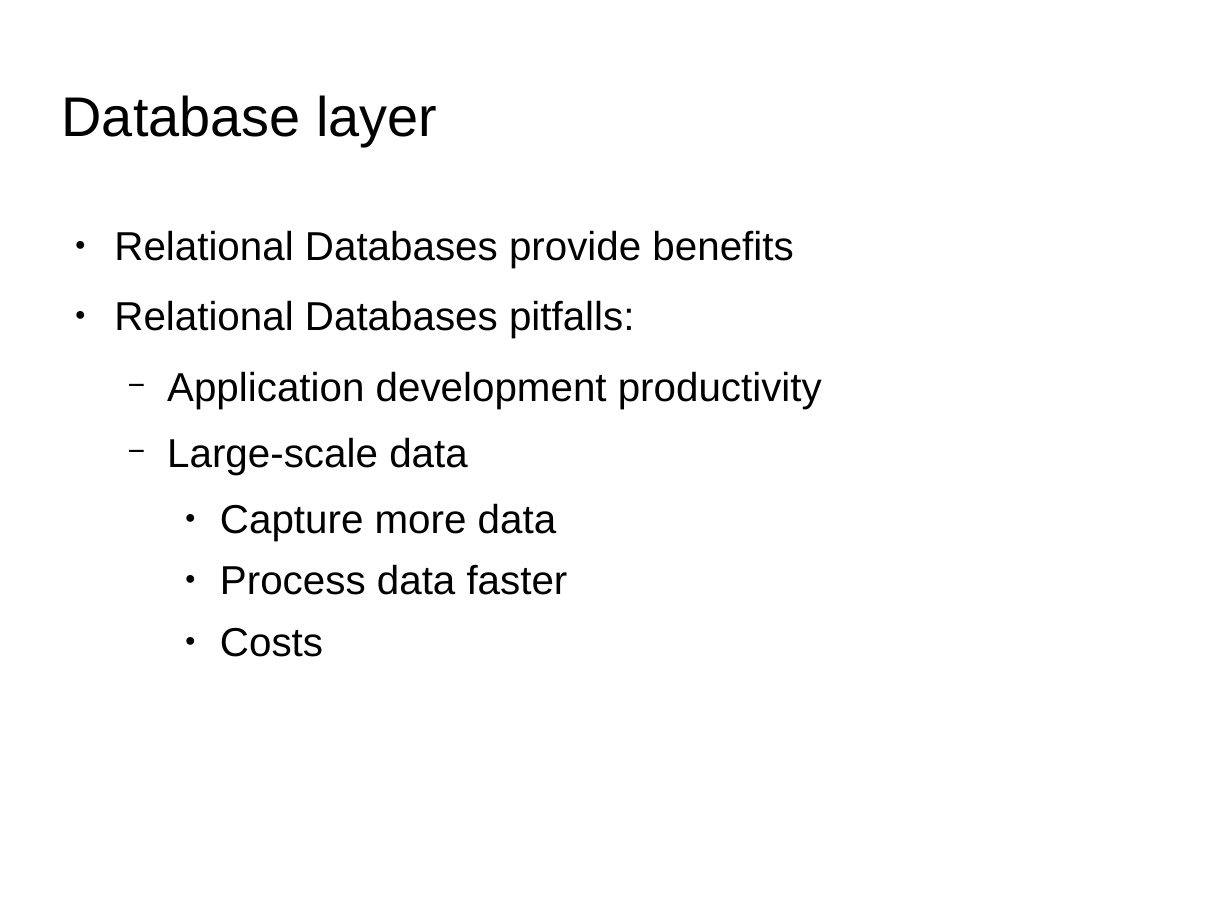
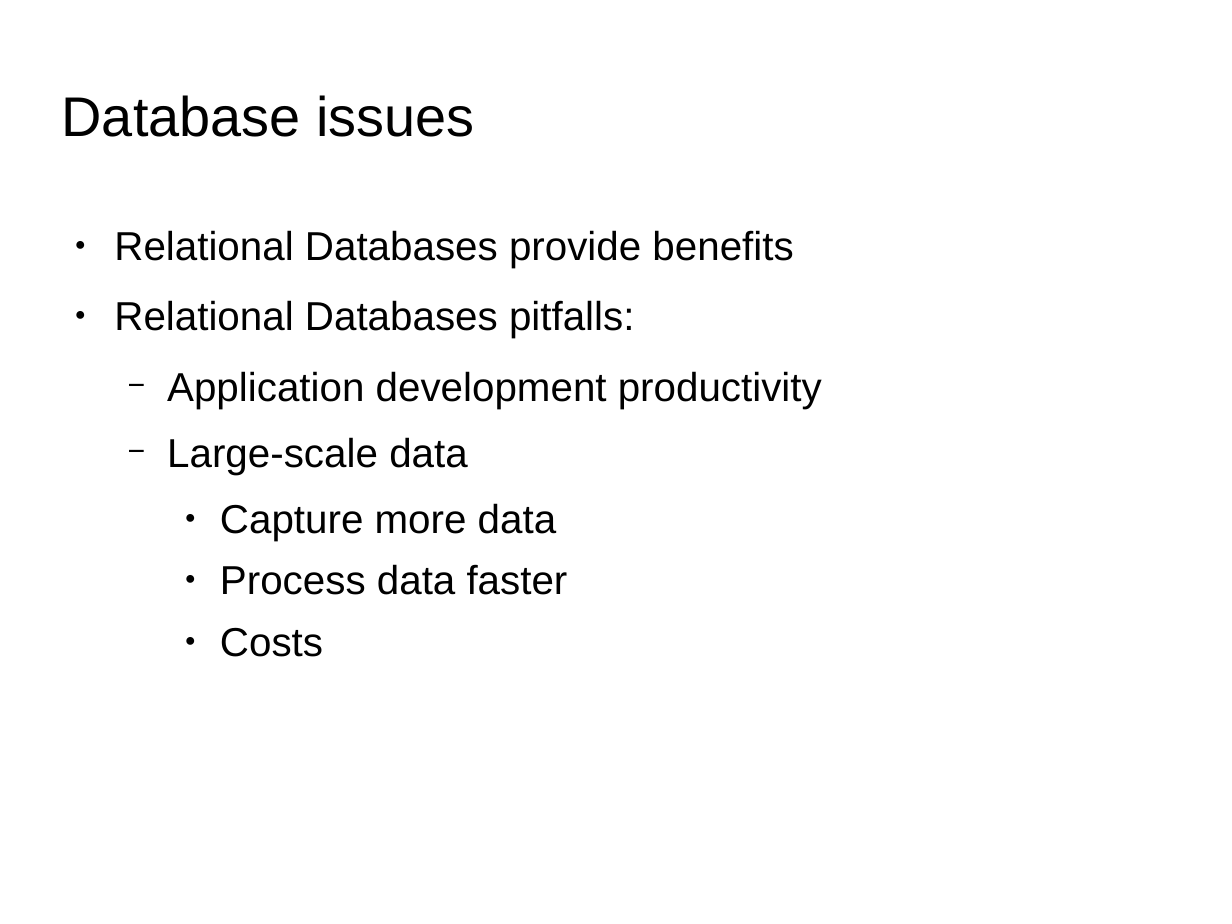
Before and after one commit to qiozas/Documents, a slide deck: slide 7 of fosscomm-2016/Big Data Streaming - FOSSCOMM 2016.odp. Drawn at 1232x924 pixels with LibreOffice and Linux fonts; fonts in the diff are those of the drawing; background and template pictures are left out. Boxes give left, top, right and bottom in pixels: in the first picture for what was removed or moved away, otherwise in the second. Text is boxed around its words. In the diff, an @@ line names an element or a change of style, - is before the commit and + after.

Commit message:
Update presentation and PDF

```diff
--- a/fosscomm-2016/Big Data Streaming - FOSSCOMM 2016.odp
+++ b/fosscomm-2016/Big Data Streaming - FOSSCOMM 2016.odp
@@ title at <box>62,95,474,137</box>: text changed @@
-Database layer
+Database issues
```
Also in this commit, not shown: 2 other slides changed, 1 other file.
